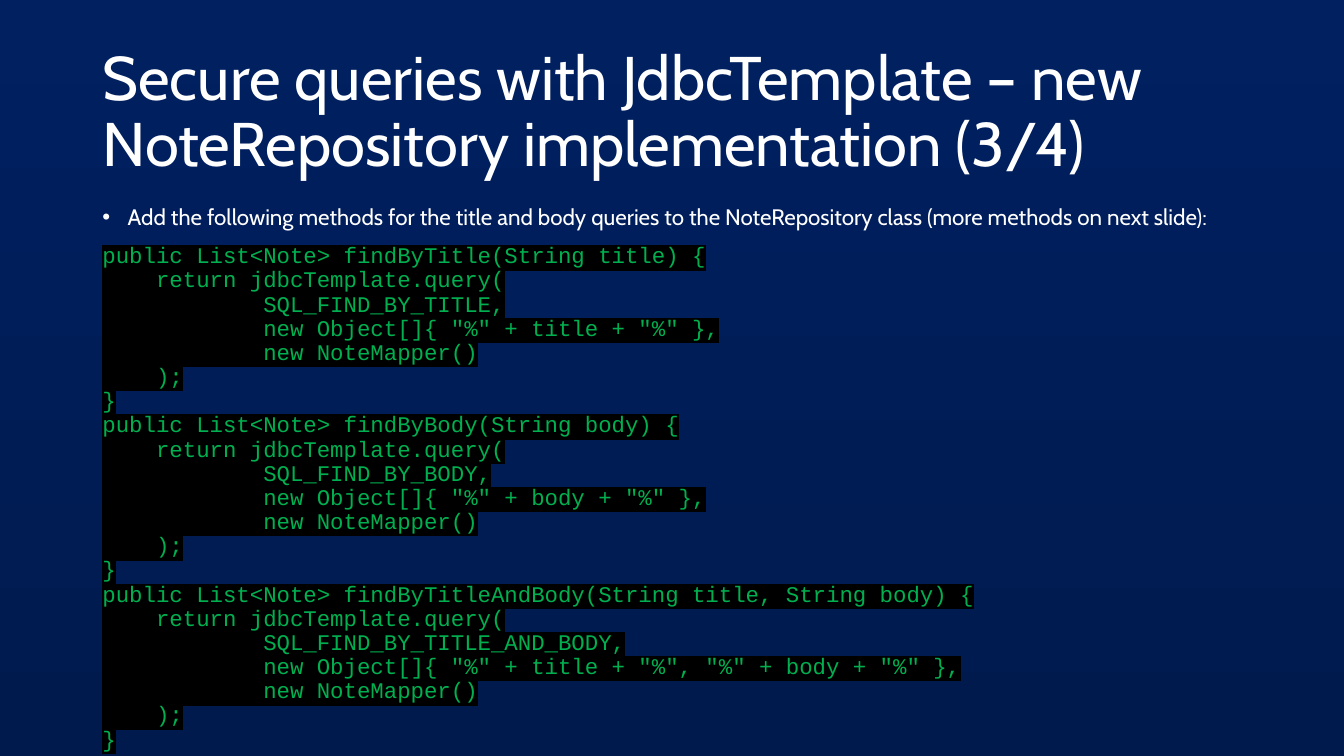
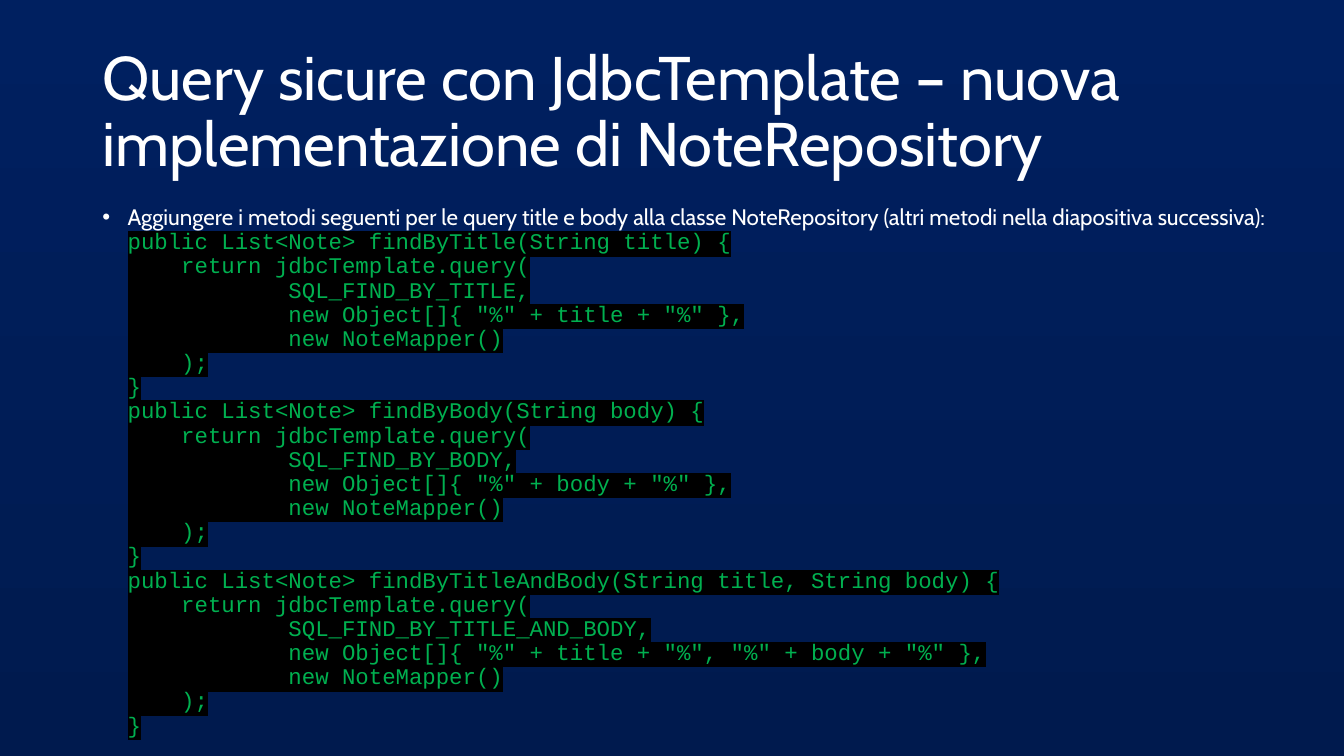
Before and after one commit to AlessandroS94/corso_21122022, a slide deck: slide 10 of Day 4/slide/Spring JDBC.pptx. Drawn at 1344x756 pixels with LibreOffice and Linux fonts; fonts in the diff are those of the drawing. Boxes give left, top, right and bottom in pixels: in the first picture for what was removed or moved away, otherwise in the second. Text is boxed around its words. In the diff, an @@ line names an element or a change of style, - is before the commit and + after.

```diff
--- a/Day 4/slide/Spring JDBC.pptx
+++ b/Day 4/slide/Spring JDBC.pptx
@@ title at bbox=[102, 53, 1120, 180]: text changed @@
-Secure queries with JdbcTemplate – new NoteRepository implementation (3/4)
+Query sicure con JdbcTemplate – nuova implementazione di NoteRepository
@@ text at bbox=[128, 208, 1265, 689]: text changed @@
-• Add the following methods for the title and body queries to the NoteRepository class (more methods on next slide):
-public List<Note> findByTitle(String title) {
-return jdbcTemplate.query(
-SQL_FIND_BY_TITLE,
-new Object[]{ "%" + title + "%" },
-new NoteMapper()
-);
-}
-public List<Note> findByBody(String body) {
-return jdbcTemplate.query(
-SQL_FIND_BY_BODY,
-new Object[]{ "%" + body + "%" },
-new NoteMapper()
-);
-}
-public List<Note> findByTitleAndBody(String title, String body) {
-return jdbcTemplate.query(
-SQL_FIND_BY_TITLE_AND_BODY,
-new Object[]{ "%" + title + "%", "%" + body + "%" },
-new NoteMapper()
-);
-}
+• Aggiungere i metodi seguenti per le query title e body alla classe NoteRepository (altri metodi nella diapositiva successiva):
+  public List<Note> findByTitle(String title) {
+  return jdbcTemplate.query(
+  SQL_FIND_BY_TITLE,
+  new Object[]{ "%" + title + "%" },
+  new NoteMapper()
+  );
+  }
+  public List<Note> findByBody(String body) {
+  return jdbcTemplate.query(
+  SQL_FIND_BY_BODY,
+  new Object[]{ "%" + body + "%" },
+  new NoteMapper()
+  );
+  }
+  public List<Note> findByTitleAndBody(String title, String body) {
+  return jdbcTemplate.query(
+  SQL_FIND_BY_TITLE_AND_BODY,
+  new Object[]{ "%" + title + "%", "%" + body + "%" },
+  new NoteMapper()
+  );
+  }
```
Also in this commit, not shown: 24 other slides changed, 7 other files.
